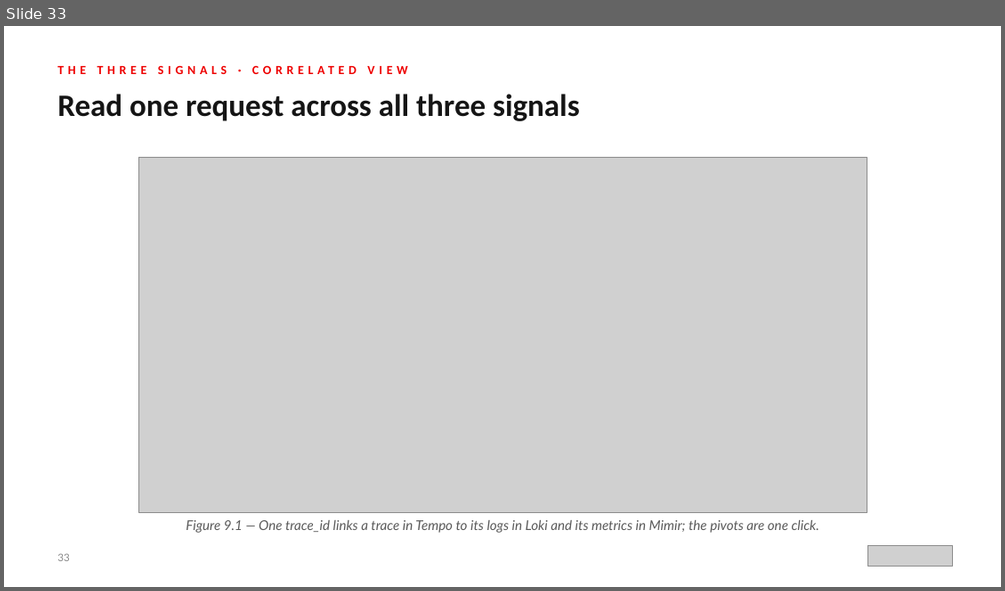
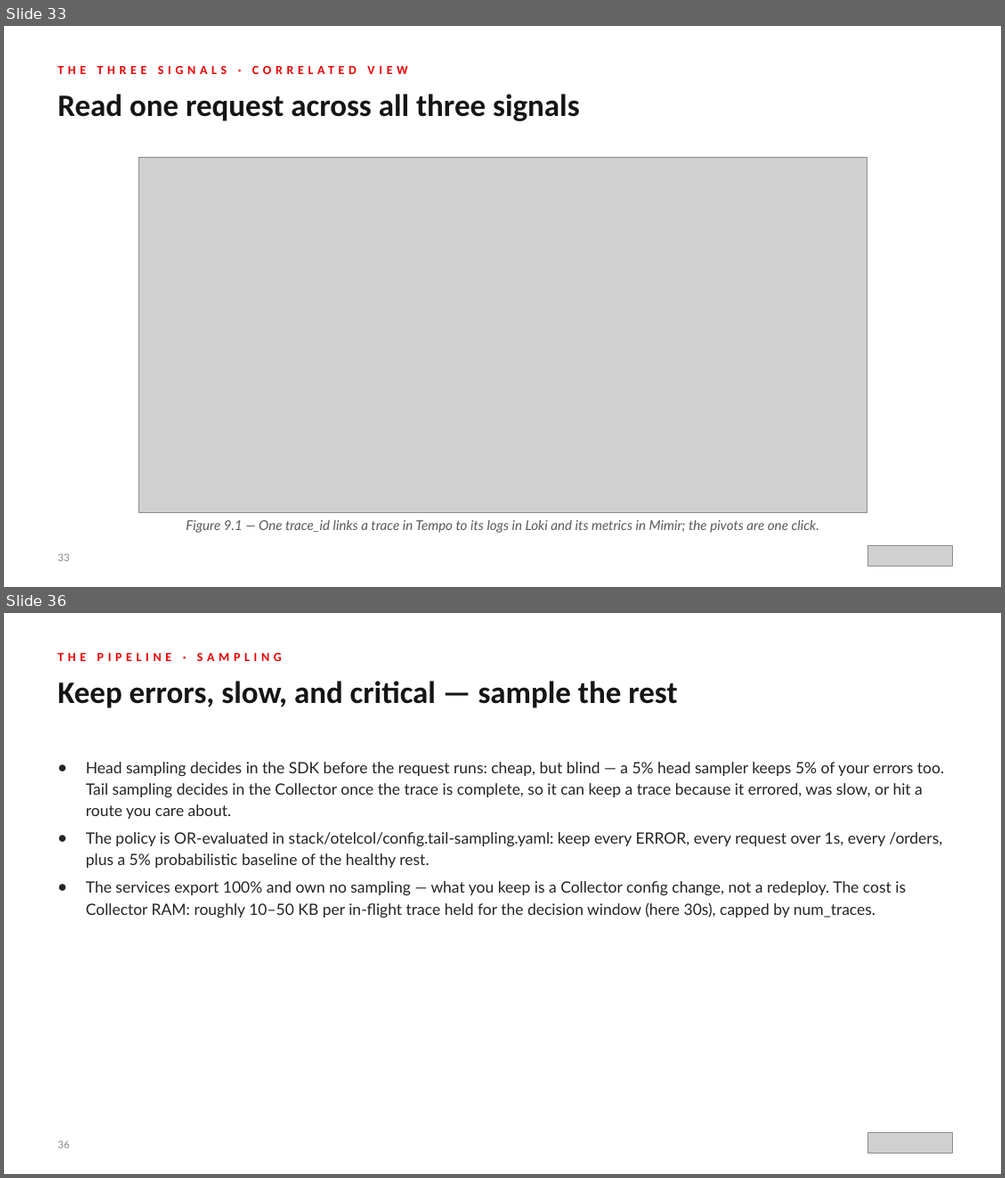
Before and after one commit to patterncatalyst/observability-python-otel-lgtm, a slide deck: presentations/otel-lgtm-python.pptx. Shown one above the other, each under a label of ours: slide 33 before the commit, slides 33 and 36 after it; the slides between them are not shown. The pictures are 1005x591 and 1005x1178 pixels, drawn with LibreOffice and Linux fonts; fonts in the diff are those of the drawing; grey boxes stand for pictures. Boxes give left, top, right and bottom in pixels: in the first picture for what was removed or moved away, otherwise in the second. Text is boxed around its words. In the diff, an @@ line names an element or a change of style, - is before the commit and + after.

Commit message:
r1.11: deck Part 2 — pipeline divider + §10 sampling & §11 profiling slides; fix divider title overflow; reframe closing; bump cover rev

```diff
--- a/presentations/otel-lgtm-python.pptx
+++ b/presentations/otel-lgtm-python.pptx
@@ slide 36 added at (4, 613, 1001, 1174), background #FFFFFF @@
@@ text added at (57, 653, 282, 661), 12 pt, text #EE0000, bold @@
+THE PIPELINE · SAMPLING
@@ text added at (57, 681, 677, 708), 30 pt, text #151515, bold @@
+Keep errors, slow, and critical — sample the rest
@@ text added at (86, 762, 944, 917), 15 pt, text #242424 @@
+● Head sampling decides in the SDK before the request runs: cheap, but blind — a 5% head sampler keeps 5% of your errors too. Tail sampling decides in the Collector once the trace is complete, so it can keep a trace because it errored, was slow, or hit a route you care about.
+● The policy is OR-evaluated in stack/otelcol/config.tail-sampling.yaml: keep every ERROR, every request over 1s, every /orders, plus a 5% probabilistic baseline of the healthy rest.
+● The services export 100% and own no sampling — what you keep is a Collector config change, not a redeploy. The cost is Collector RAM: roughly 10–50 KB per in-flight trace held for the decision window (here 30s), capped by num_traces.
@@ text added at (57, 1140, 69, 1148), 10 pt, text #8A8A8A @@
+36
@@ picture added at (867, 1133, 952, 1153) @@
```
Also in this commit, not shown: 3 slides changed, 4 other slides added, 1 other file.
